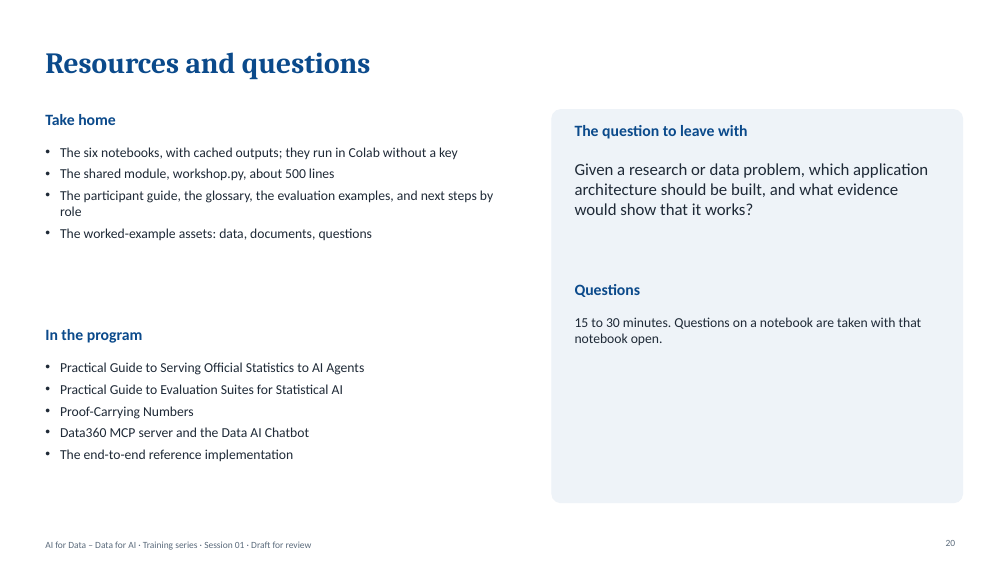
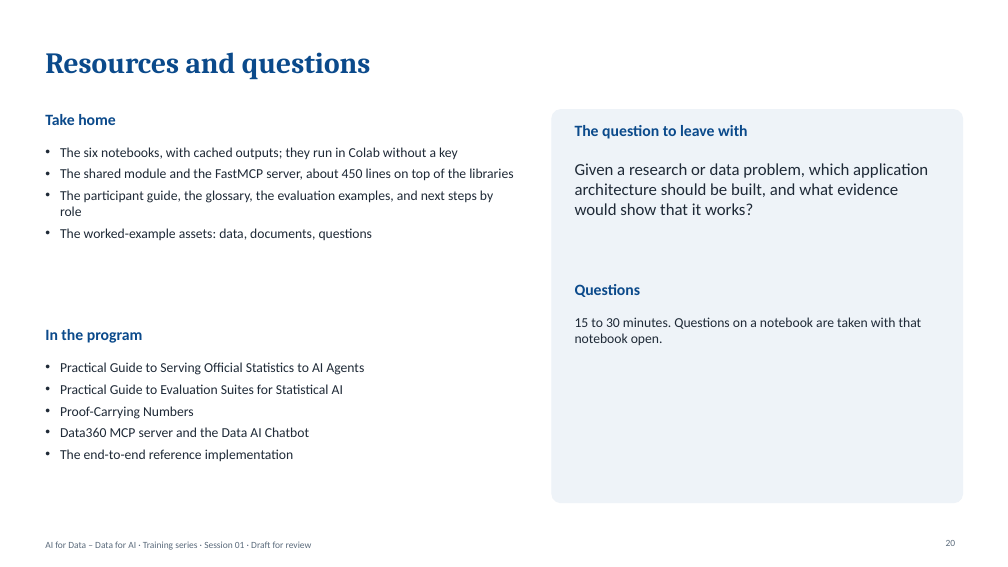
Before and after one commit to worldbank/ai4data, a slide deck: slide 20 of training/session-01-building-ai-applications/slides/deck.pptx. Drawn at 1008x567 pixels with LibreOffice and Linux fonts; fonts in the diff are those of the drawing. Boxes give left, top, right and bottom in pixels: in the first picture for what was removed or moved away, otherwise in the second. Text is boxed around its words. In the diff, an @@ line names an element or a change of style, - is before the commit and + after.

Commit message:
Session 01 rebuilt on popular libraries: LangChain for documents, splitting, embeddings, the vector store, prompts, tools, and structured output; LangGraph through create_agent for the agent loop with a recursion limit; FastMCP for the indicator server and client, with a live listing of the Data360 MCP server's tools; pcn-core for number verification; the shared module reduced to the data, a recorded-output chat model, and helpers; notebooks re-executed with no errors

```diff
--- a/training/session-01-building-ai-applications/slides/deck.pptx
+++ b/training/session-01-building-ai-applications/slides/deck.pptx
@@ text at <box>60,168,513,181</box>: text changed @@
-• The shared module, workshop.py, about 500 lines
+• The shared module and the FastMCP server, about 450 lines on top of the libraries
```
Also in this commit, not shown: 5 other slides changed, 18 other files.
